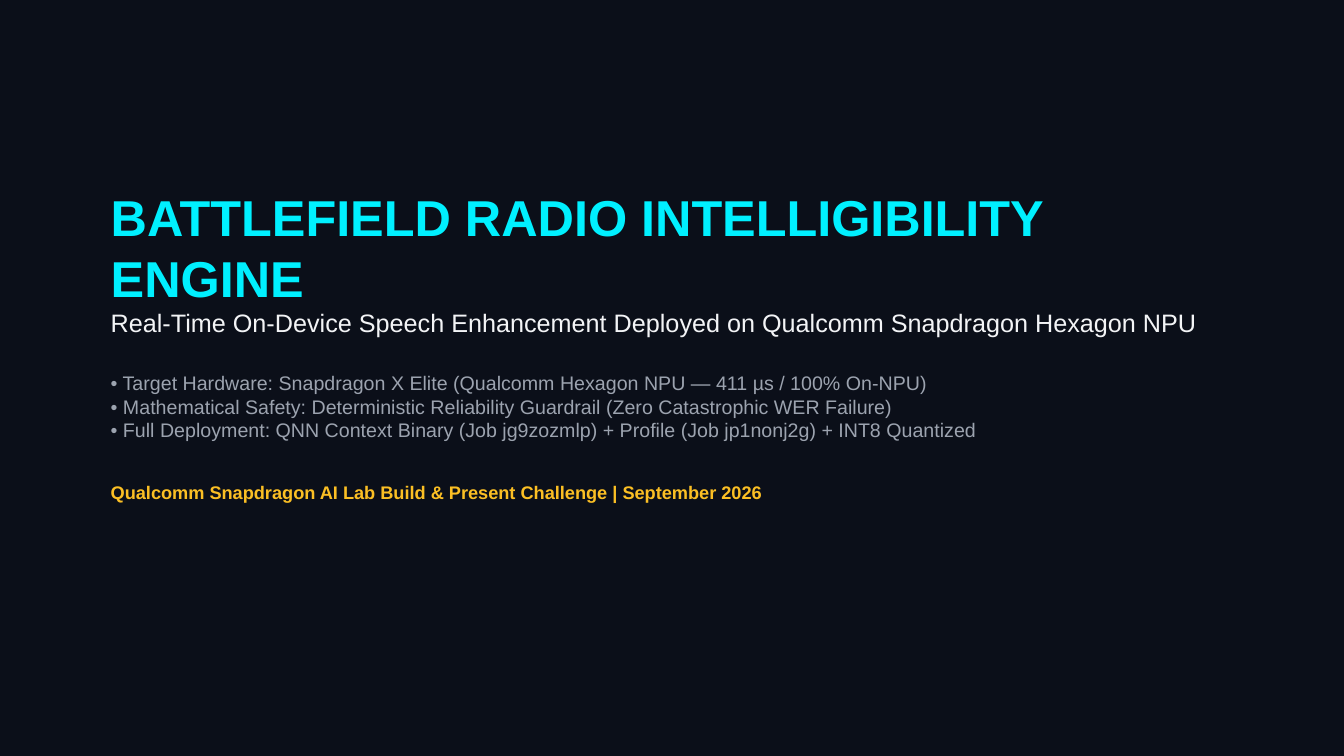
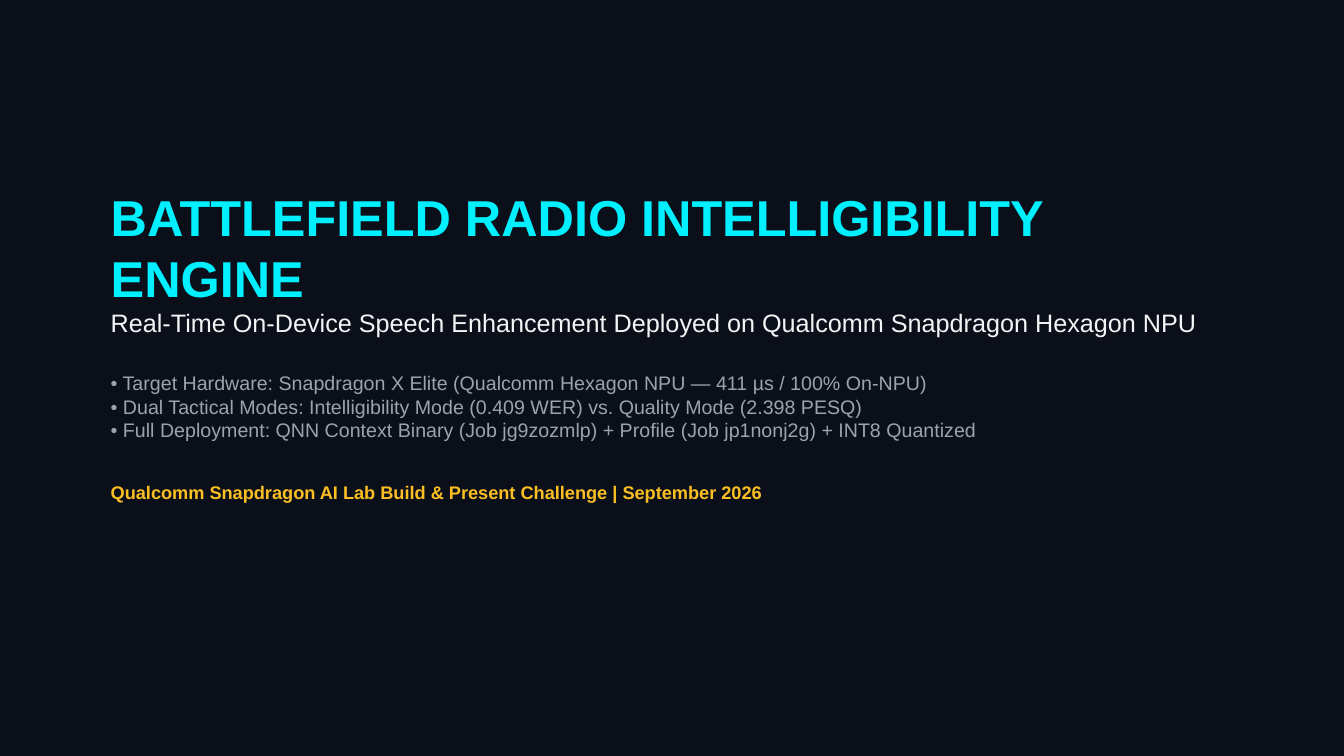
Before and after one commit to hoursgotviral-dev/Battlefield-Radio-Intelligibility-Engine, a slide deck: slide 1 of docs/Battlefield_Radio_Intelligibility_Engine_Pitch_Deck.pptx. Drawn at 1344x756 pixels with LibreOffice and Linux fonts; fonts in the diff are those of the drawing. Boxes give left, top, right and bottom in pixels: in the first picture for what was removed or moved away, otherwise in the second. Text is boxed around its words. In the diff, an @@ line names an element or a change of style, - is before the commit and + after.

```diff
--- a/docs/Battlefield_Radio_Intelligibility_Engine_Pitch_Deck.pptx
+++ b/docs/Battlefield_Radio_Intelligibility_Engine_Pitch_Deck.pptx
@@ text at box(123, 376, 975, 441): text changed @@
-• Target Hardware: Snapdragon X Elite (Qualcomm Hexagon NPU — 411 µs / 100% On-NPU)
-• Mathematical Safety: Deterministic Reliability Guardrail (Zero Catastrophic WER Failure)
-• Full Deployment: QNN Context Binary (Job jg9zozmlp) + Profile (Job jp1nonj2g) + INT8 Quantized
+• Target Hardware: Snapdragon X Elite (Qualcomm Hexagon NPU — 411 µs / 100% On-NPU)
+• Dual Tactical Modes: Intelligibility Mode (0.409 WER) vs. Quality Mode (2.398 PESQ)
+• Full Deployment: QNN Context Binary (Job jg9zozmlp) + Profile (Job jp1nonj2g) + INT8 Quantized
```
Also in this commit, not shown: 2 other slides changed, 6 other files.
